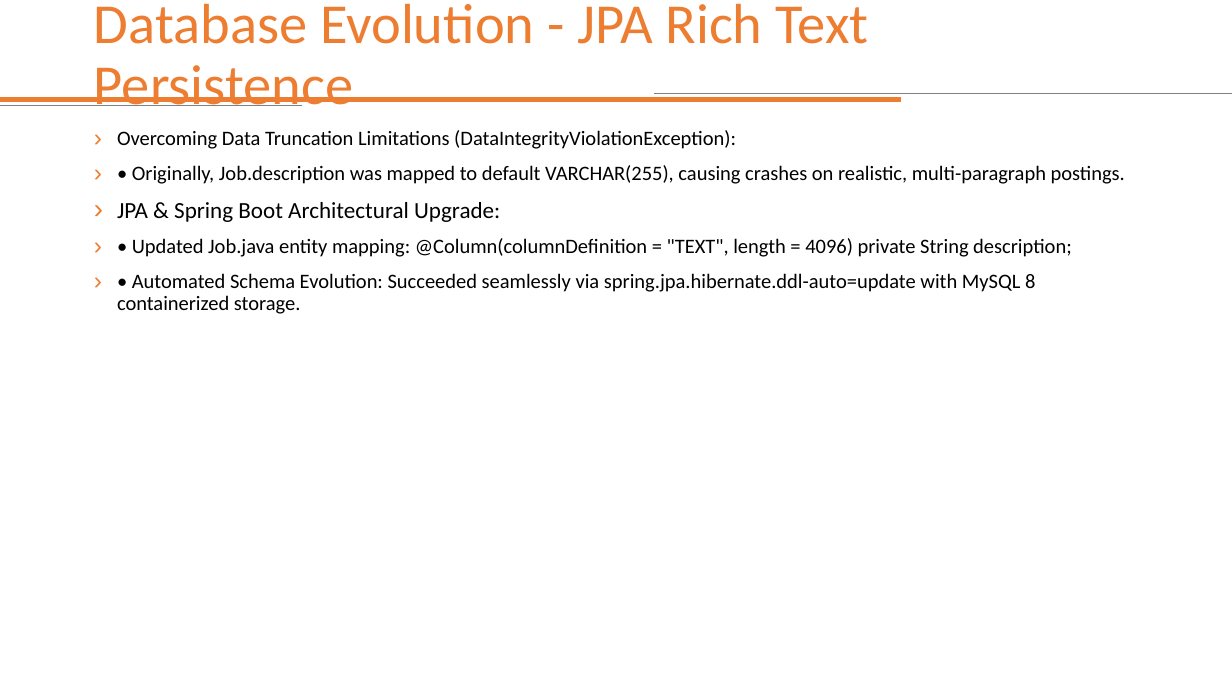
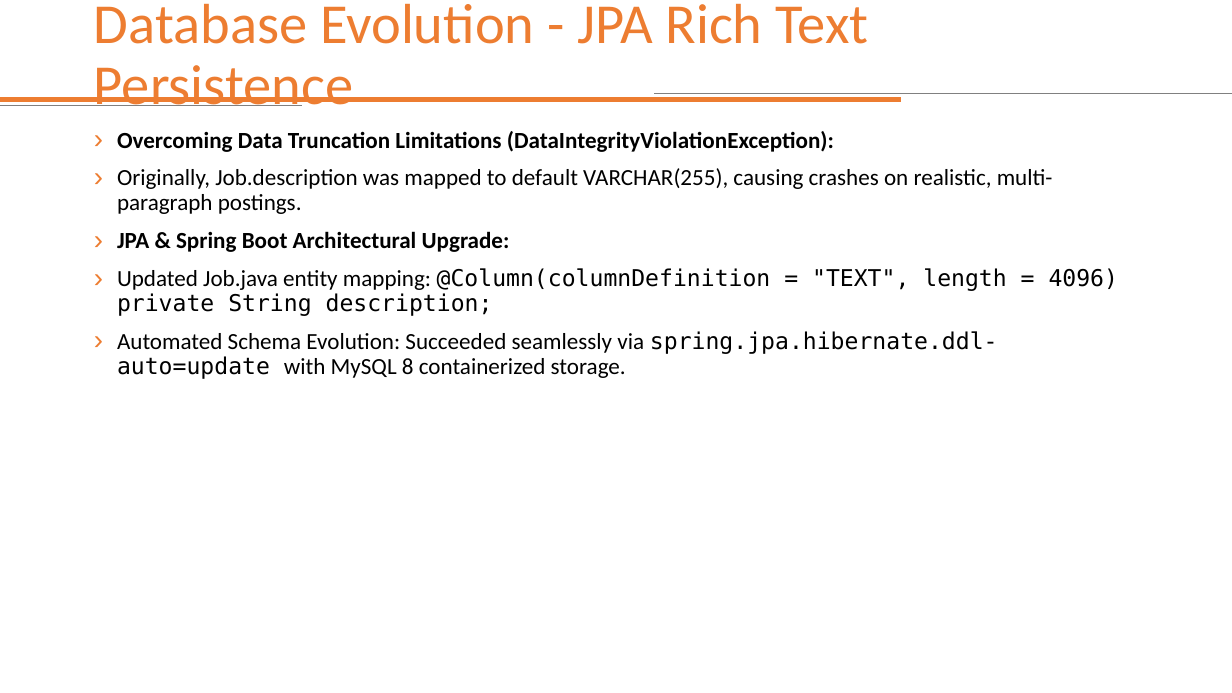
Before and after one commit to mattpat48/springboot-microservices-development, a slide deck: slide 64 of 8_3 - Developing Microservices - Complete_Edition.pptx. Drawn at 1232x693 pixels with LibreOffice and Linux fonts; fonts in the diff are those of the drawing. Boxes give left, top, right and bottom in pixels: in the first picture for what was removed or moved away, otherwise in the second. Text is boxed around its words. In the diff, an @@ line names an element or a change of style, - is before the commit and + after.

```diff
--- a/8_3 - Developing Microservices - Complete_Edition.pptx
+++ b/8_3 - Developing Microservices - Complete_Edition.pptx
@@ text at (117,131,834,252): size 16 to 18 pt in "Overcoming Data Truncation Limitations (DataIntegrityViolati ..."; bold on in "Overcoming Data Truncation Limitations (DataIntegrityViolati ...", "JPA & Spring Boot Architectural Upgrade:" @@
@@ text at (117,168,1053,214): text changed; size 16 to 18 pt @@
-› • Originally, Job.description was mapped to default VARCHAR(255), causing crashes on realistic, multi-paragraph postings.
+› Originally, Job.description was mapped to default VARCHAR(255), causing crashes on realistic, multi-paragraph postings.
@@ text at (117,268,1119,379): text changed; size 16 to 18 pt @@
-› • Updated Job.java entity mapping: @Column(columnDefinition = "TEXT", length = 4096) private String description;
-› • Automated Schema Evolution: Succeeded seamlessly via spring.jpa.hibernate.ddl-auto=update with MySQL 8 containerized storage.
+› Updated Job.java entity mapping: @Column(columnDefinition = "TEXT", length = 4096) private String description;
+› Automated Schema Evolution: Succeeded seamlessly via spring.jpa.hibernate.ddl-auto=update with MySQL 8 containerized storage.
```
Also in this commit, not shown: 12 other slides changed.
